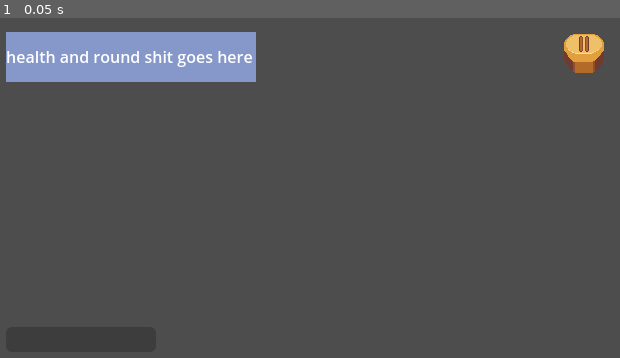
Above: before the commit, frame 1.
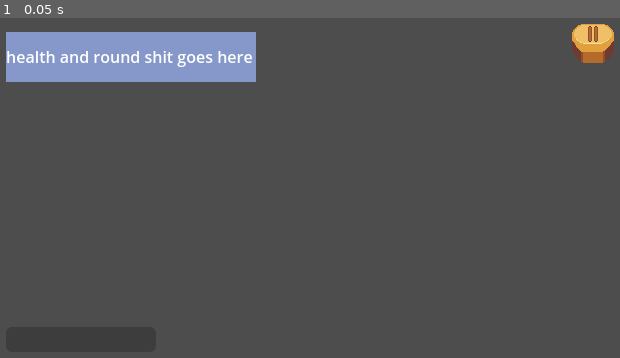
Above: after the commit, the same moment.

Repository: Travotavo/cat-td
Game: Godot game, scene res://Scenes/Menus/inGameUI.tscn
Two runs of this game, one before a commit and one after it. Both use one fixed random seed, a clock stepped at 60 frames per second and the inputs below.
Inputs:
- Up to frame 1 (0.05 s): no input

The runs differ from the first frame. In frame 1, 0.9% of the frame differs, in the area x 90-100%, y 1-17%.

Commit message:
buttons pt 2

Diff:
--- a/Scenes/Menus/inGameUI.tscn
+++ b/Scenes/Menus/inGameUI.tscn
@@ -84,10 +84,10 @@
 
 [node name="button" type="Button" parent="."]
 layout_mode = 0
-offset_left = 574.0
-offset_top = 20.0
-offset_right = 622.0
-offset_bottom = 70.0
+offset_left = 582.0
+offset_top = 10.0
+offset_right = 632.0
+offset_bottom = 60.0
 theme = SubResource("Theme_eepdy")
 toggle_mode = true
 
